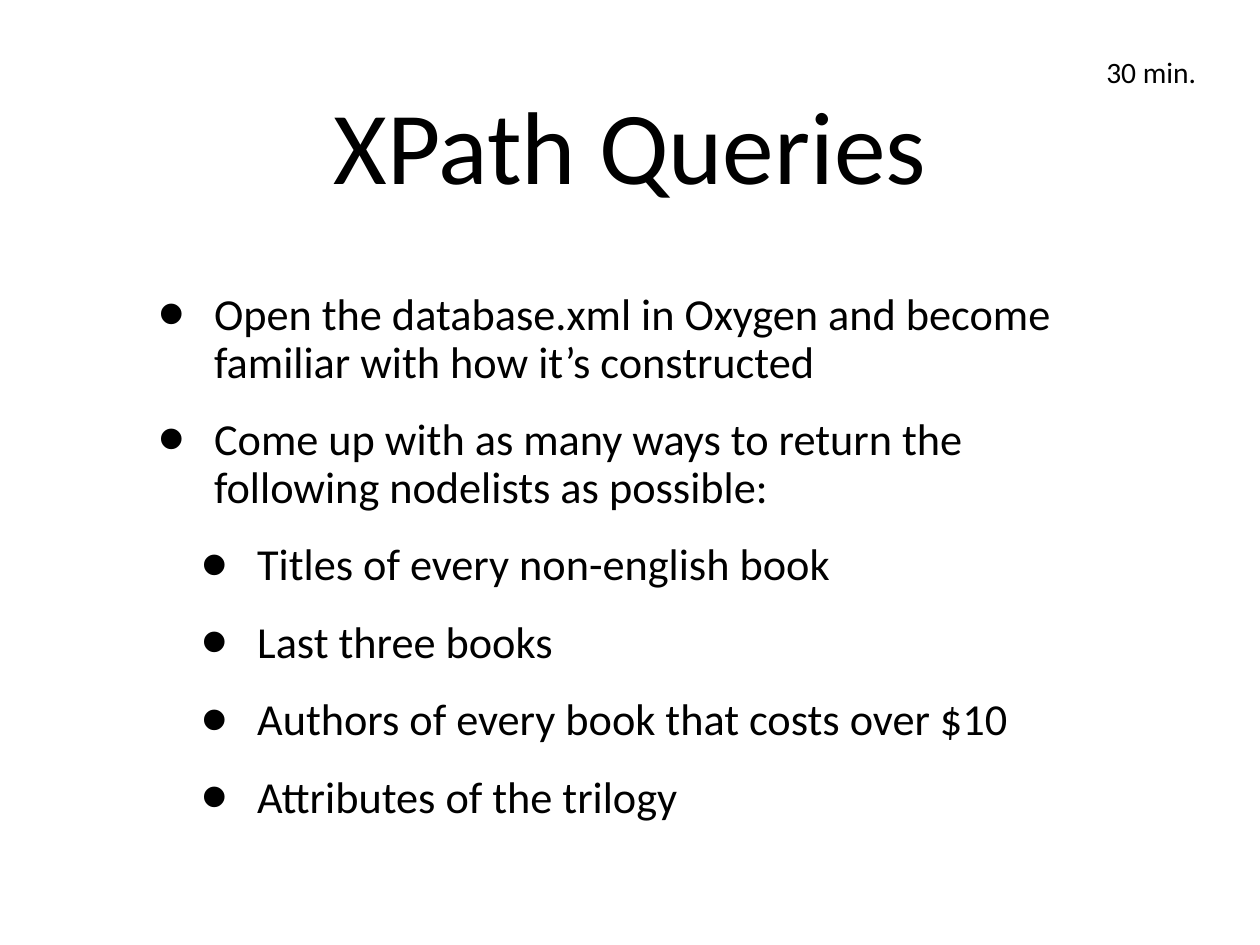
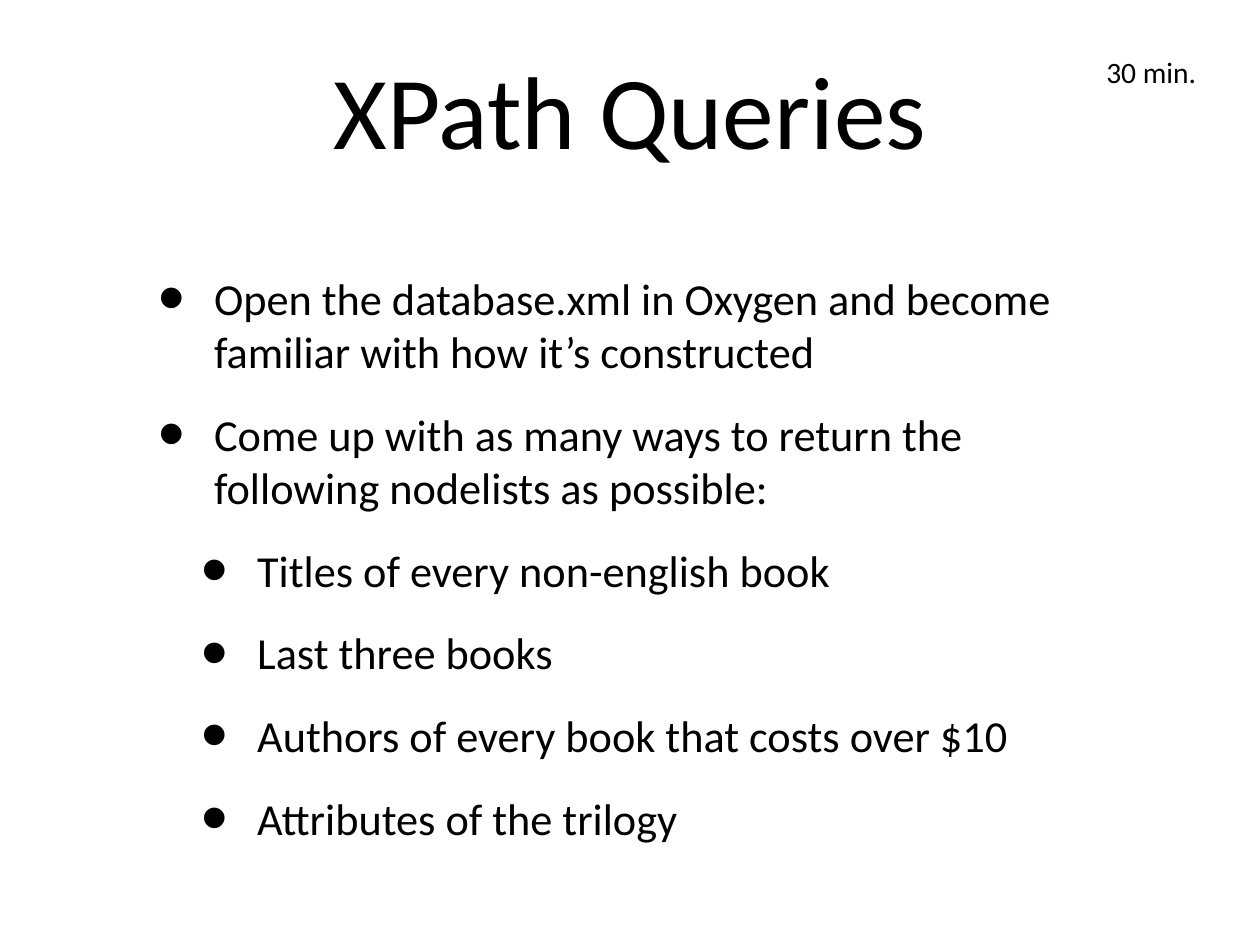
Before and after one commit to tathougies/zynx-se-bootcamp, a slide deck: slide 45 of xml/xml-schema-xpath.ppt (slide 44 before the commit). Drawn at 1260x945 pixels with LibreOffice and Linux fonts; fonts in the diff are those of the drawing. Boxes give left, top, right and bottom in pixels: in the first picture for what was removed or moved away, otherwise in the second. Text is boxed around its words. In the diff, an @@ line names an element or a change of style, - is before the commit and + after.

```diff
--- a/xml/xml-schema-xpath.ppt
+++ b/xml/xml-schema-xpath.ppt
@@ title "XPath Queries": place and size @@
-title "XPath Queries" at [334, 112, 926, 198]
+title "XPath Queries" at [334, 77, 926, 163]
@@ text "Open the database.xml in Oxygen ..." at [214, 284, 1050, 843]: line spacing 0.9 to 1 @@
```
Also in this commit, not shown: 20 other slides changed, 1 slide added.
